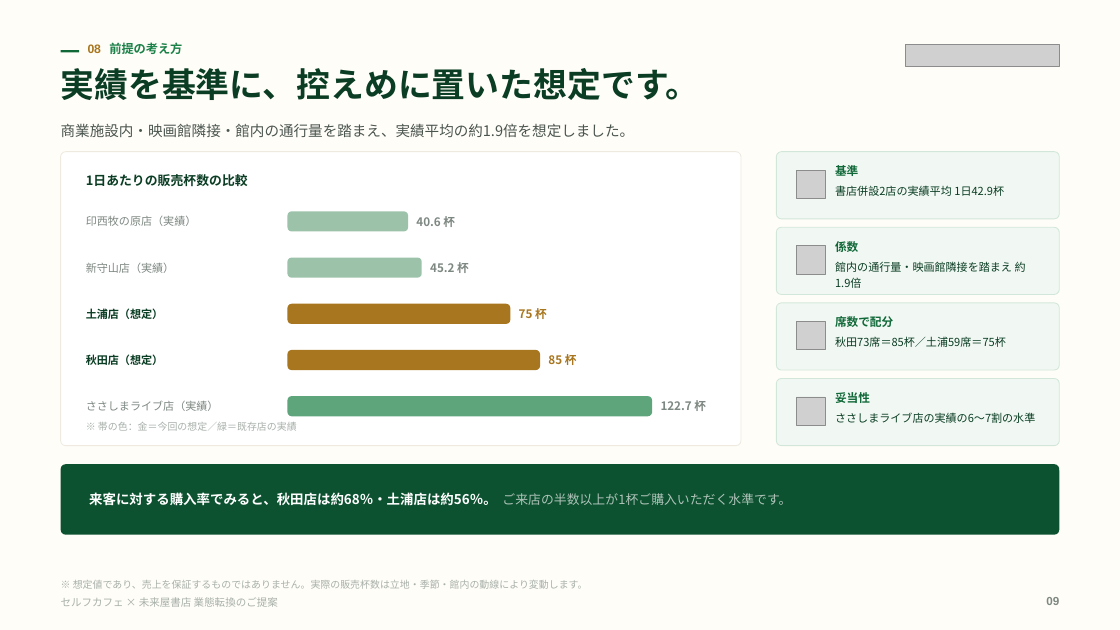
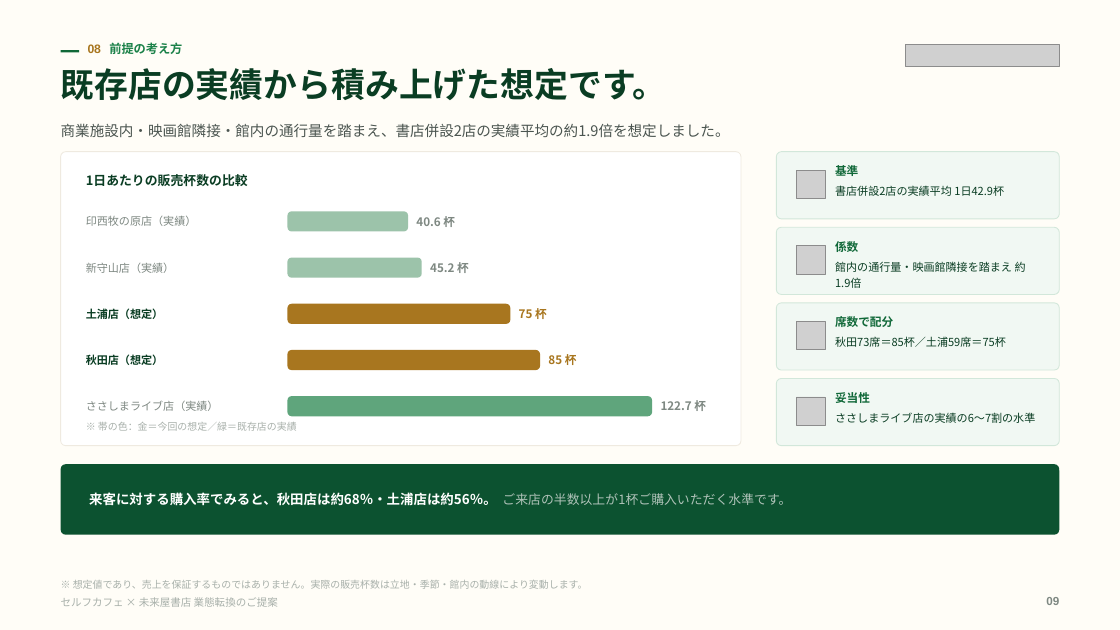
Before and after one commit to a5408071-cmd/suzuki-ceo, a slide deck: slide 9 of selfcafe-miraiya-deck/selfcafe-miraiya-deck.pptx. Drawn at 1120x630 pixels with LibreOffice and Linux fonts; fonts in the diff are those of the drawing; grey boxes stand for pictures. Boxes give left, top, right and bottom in pixels: in the first picture for what was removed or moved away, otherwise in the second. Text is boxed around its words. In the diff, an @@ line names an element or a change of style, - is before the commit and + after.

```diff
--- a/selfcafe-miraiya-deck/selfcafe-miraiya-deck.pptx
+++ b/selfcafe-miraiya-deck/selfcafe-miraiya-deck.pptx
@@ text at (61,68,667,100): text changed @@
-実績を基準に、控えめに置いた想定です。
+既存店の実績から積み上げた想定です。
@@ text at (61,123,730,137): text changed @@
-商業施設内・映画館隣接・館内の通行量を踏まえ、実績平均の約1.9倍を想定しました。
+商業施設内・映画館隣接・館内の通行量を踏まえ、書店併設2店の実績平均の約1.9倍を想定しました。
```
Also in this commit, not shown: 6 other slides changed, 3 other files.
